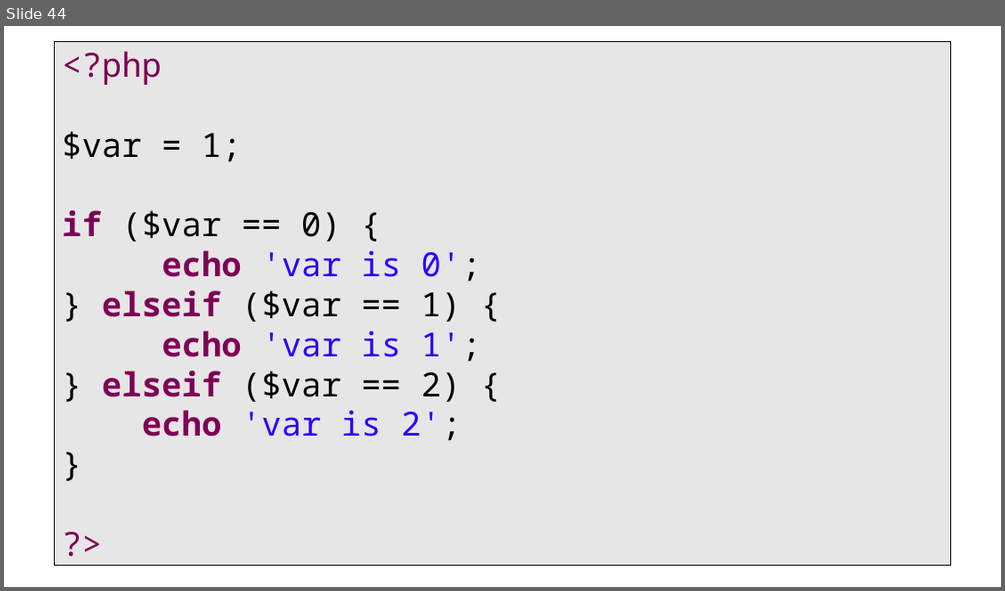
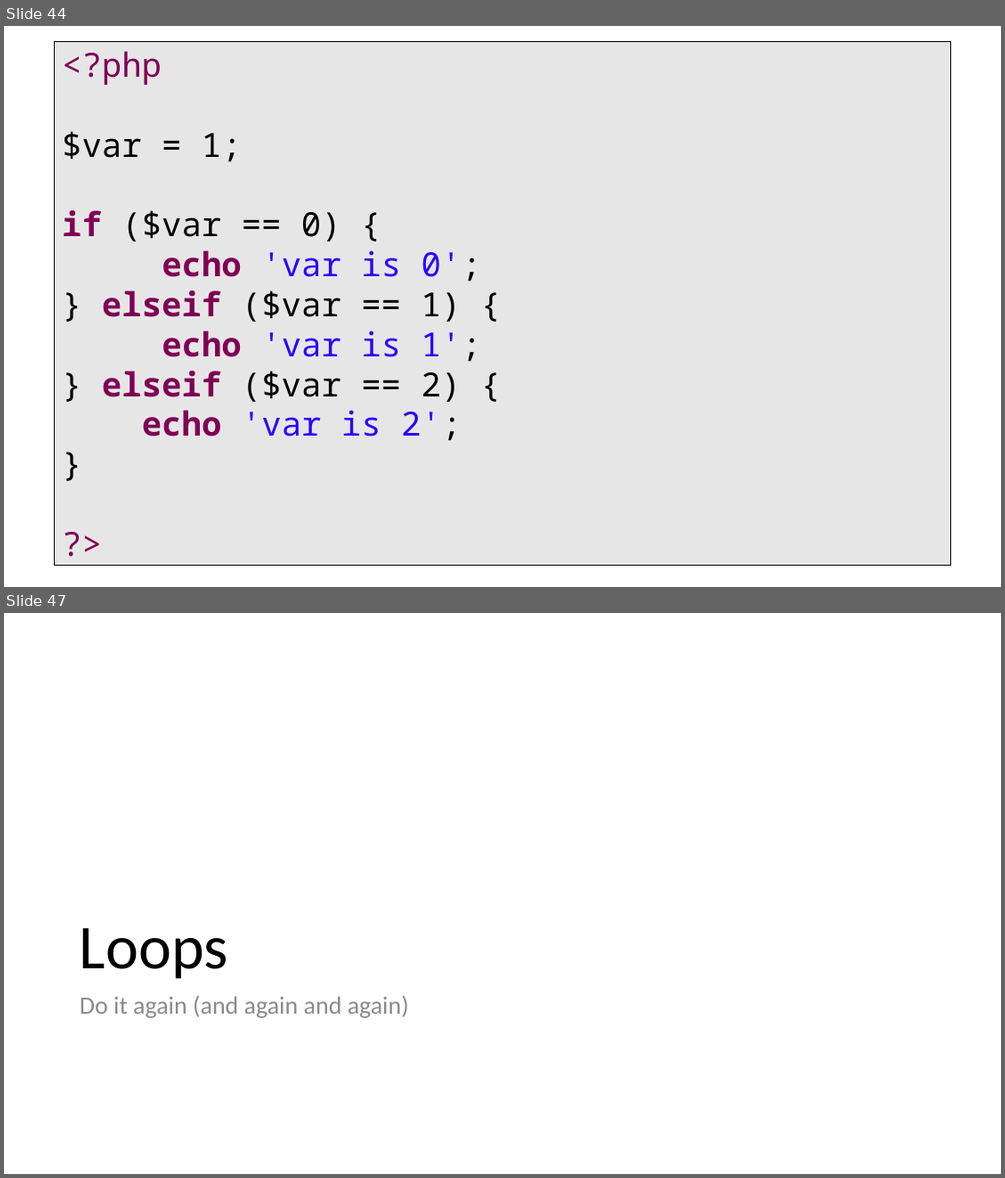
Before and after one commit to PHPEmbark/curriculum, a slide deck: course/1 - Basic Programming/Basics Of Programming.pptx. Shown one above the other, each under a label of ours: slide 44 before the commit, slides 44 and 47 after it; the slides between them are not shown. The pictures are 1005x591 and 1005x1178 pixels, drawn with LibreOffice and Linux fonts; fonts in the diff are those of the drawing. Boxes give left, top, right and bottom in pixels: in the first picture for what was removed or moved away, otherwise in the second. Text is boxed around its words. In the diff, an @@ line names an element or a change of style, - is before the commit and + after.

Commit message:
More powerpoint stuff
Logic and loops and conditionals, oh my!

```diff
--- a/course/1 - Basic Programming/Basics Of Programming.pptx
+++ b/course/1 - Basic Programming/Basics Of Programming.pptx
@@ slide 47 added at (4, 613, 1001, 1174), background #FFFFFF @@
@@ title added at (80, 928, 228, 979), 60 pt, text #000000 @@
+Loops
@@ text added at (80, 996, 409, 1018), 24 pt, text #8C8C8C @@
+Do it again (and again and again)
```
Also in this commit, not shown: 8 other slides added.
